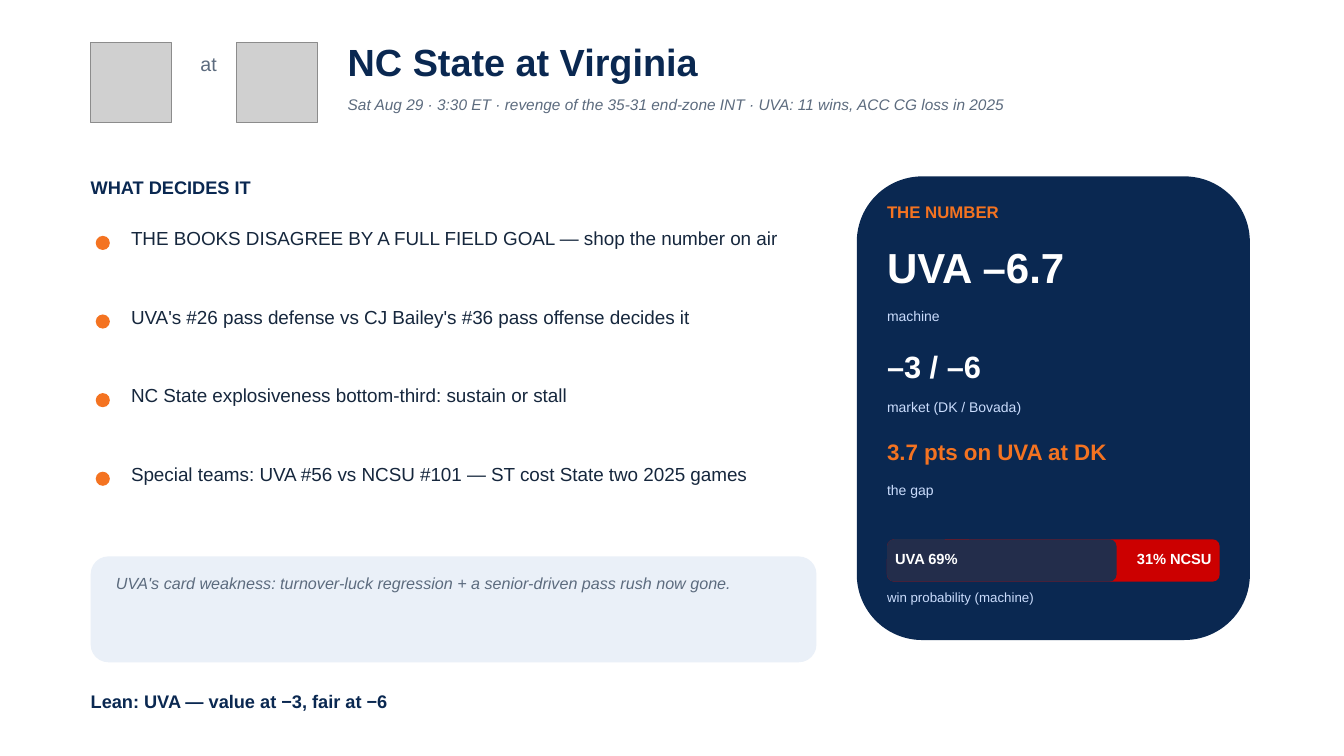
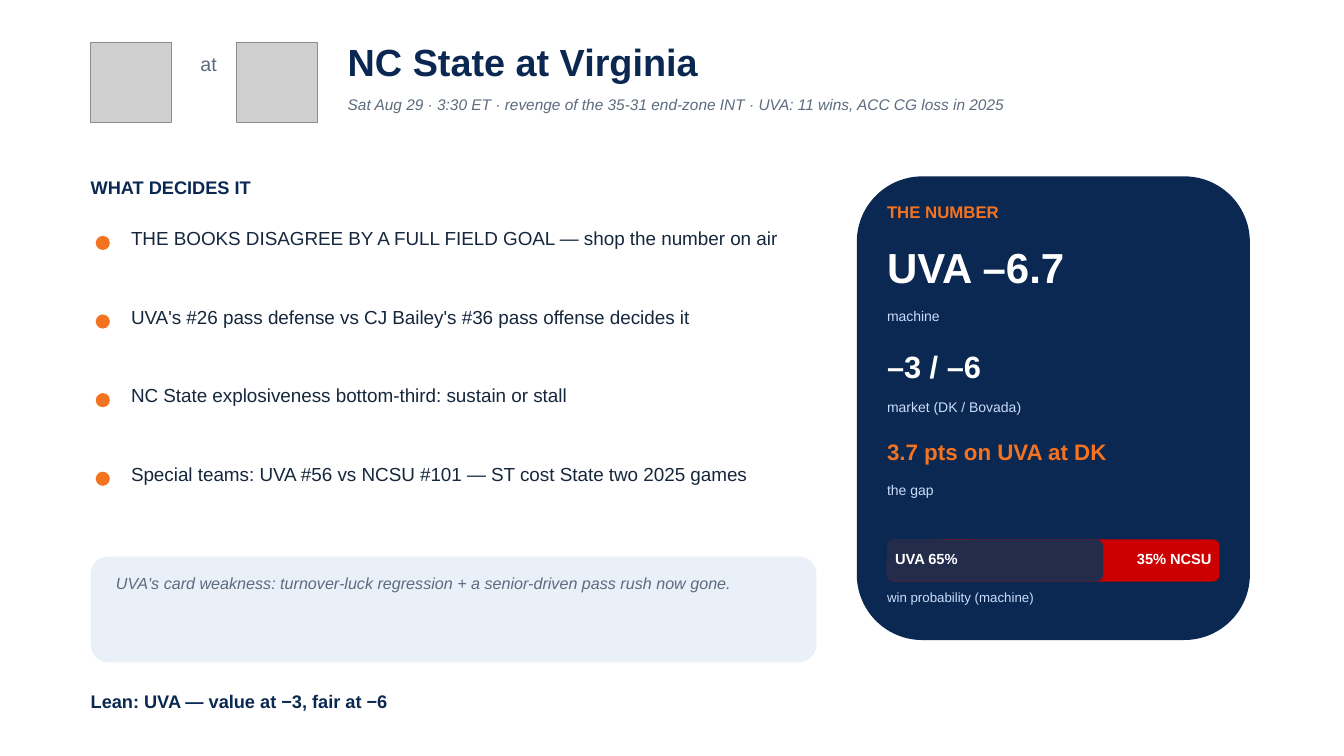
Before and after one commit to lucasalvarezflorida-lab/ncaa-fbs-analytics, a slide deck: slide 4 of decks/2026_Week0_Episode1.pptx. Drawn at 1344x756 pixels with LibreOffice and Linux fonts; fonts in the diff are those of the drawing; grey boxes stand for pictures. Boxes give left, top, right and bottom in pixels: in the first picture for what was removed or moved away, otherwise in the second. Text is boxed around its words. In the diff, an @@ line names an element or a change of style, - is before the commit and + after.

```diff
--- a/decks/2026_Week0_Episode1.pptx
+++ b/decks/2026_Week0_Episode1.pptx
@@ rounded rectangle: place and size @@
-rounded rectangle at bbox=[887, 539, 1117, 582]
+rounded rectangle at bbox=[887, 539, 1104, 582]
@@ text at bbox=[1137, 553, 1211, 564]: text changed @@
-31% NCSU
+35% NCSU
```
Also in this commit, not shown: 2 other slides changed, 10 other files.
